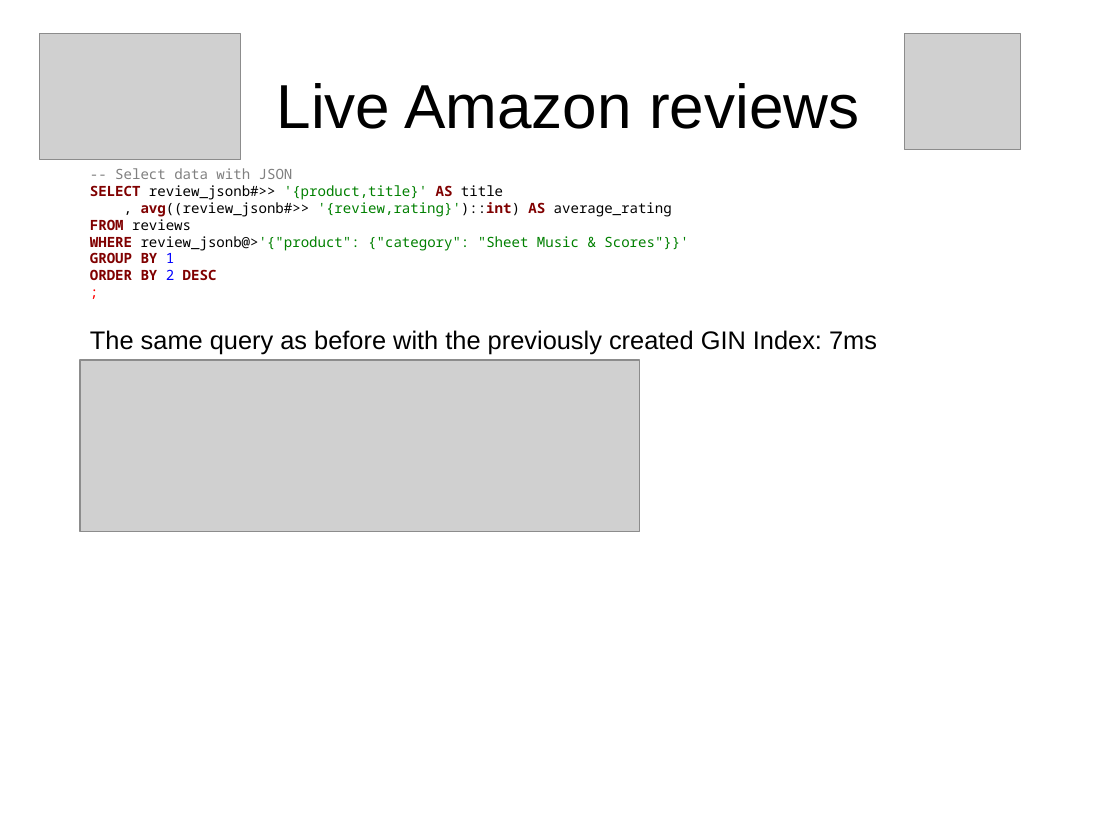
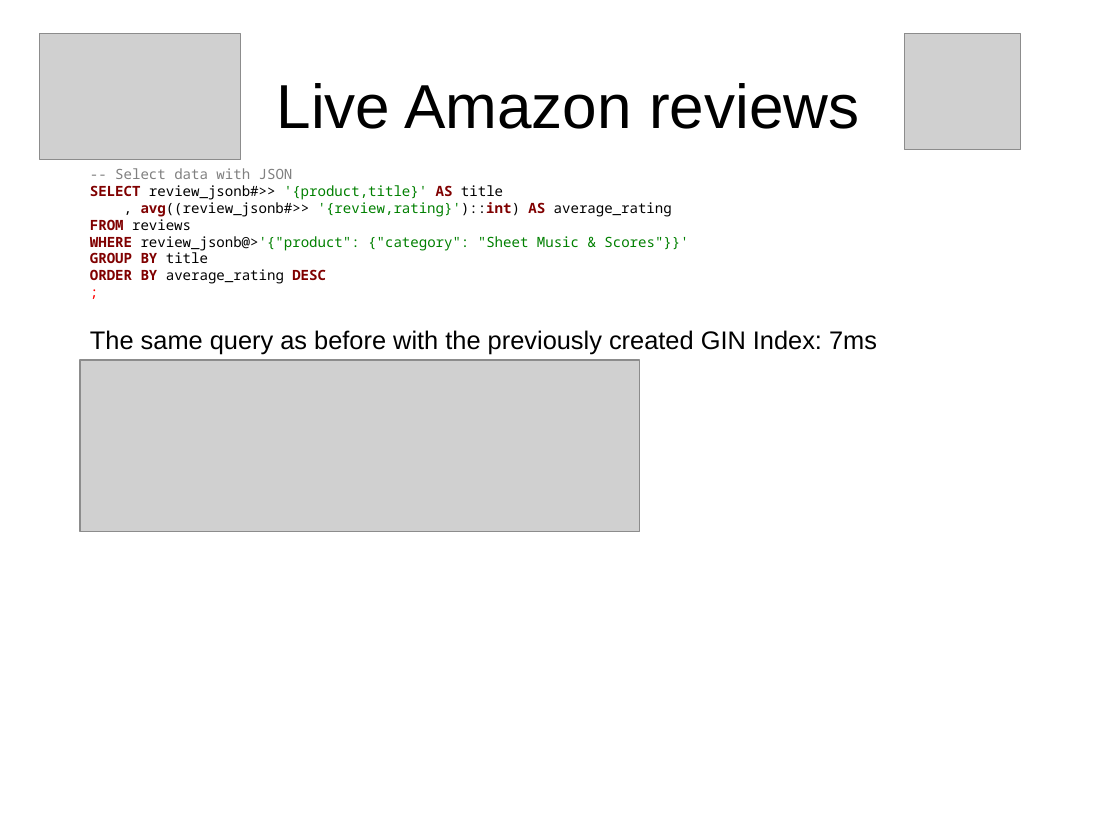
Before and after one commit to sjstoelting/talks, a slide deck: slide 43 of json-by-example/JSON-by-example.odp (slide 40 before the commit). Drawn at 1120x840 pixels with LibreOffice and Linux fonts; fonts in the diff are those of the drawing; grey boxes stand for pictures. Boxes give left, top, right and bottom in pixels: in the first picture for what was removed or moved away, otherwise in the second. Text is boxed around its words. In the diff, an @@ line names an element or a change of style, - is before the commit and + after.

```diff
--- a/json-by-example/JSON-by-example.odp
+++ b/json-by-example/JSON-by-example.odp
@@ text at <box>90,250,326,284</box>: text changed; text colour #800000 to #000000; bold off @@
-GROUP BY 1
-ORDER BY 2 DESC
+GROUP BY title
+ORDER BY average_rating DESC
```
Also in this commit, not shown: 4 other slides changed, 3 slides added, 3 other files.
